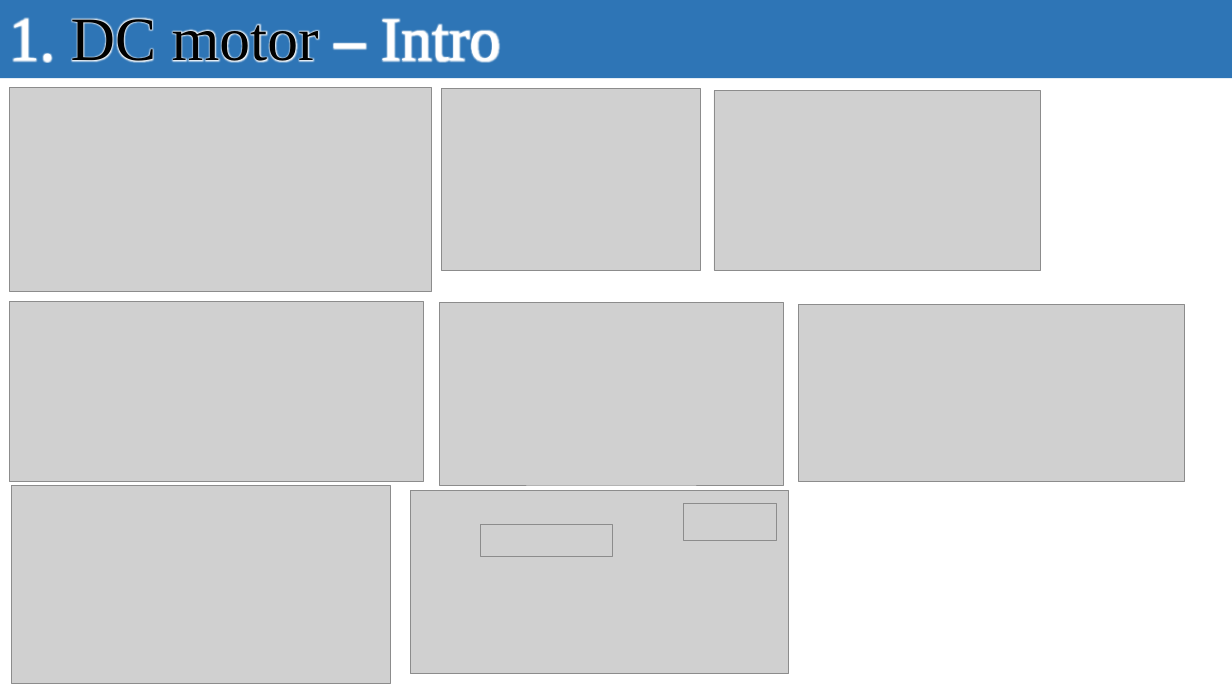
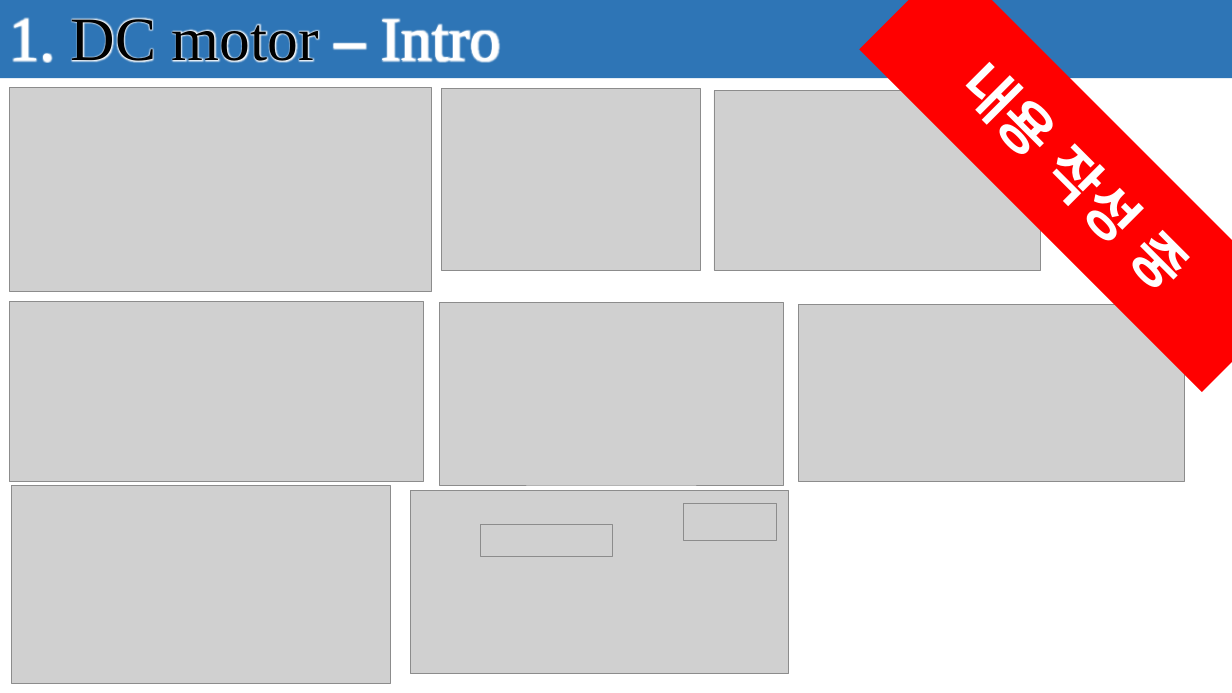
Before and after one commit to seonghokim/Study, a slide deck: slide 5 of Study Material/Hardware Explanation.pptx (slide 3 before the commit). Drawn at 1232x693 pixels with LibreOffice and Linux fonts; fonts in the diff are those of the drawing; grey boxes stand for pictures; background and template pictures are left out. Boxes give left, top, right and bottom in pixels: in the first picture for what was removed or moved away, otherwise in the second. Text is boxed around its words. In the diff, an @@ line names an element or a change of style, - is before the commit and + after.

```diff
--- a/Study Material/Hardware Explanation.pptx
+++ b/Study Material/Hardware Explanation.pptx
@@ rectangle added at <box>860,0,1232,392</box>, fill #FF0000, 44 pt, text #FFFFFF, bold @@
+내용 작성 중
```
Also in this commit, not shown: 1 other slide changed, 2 slides added.
